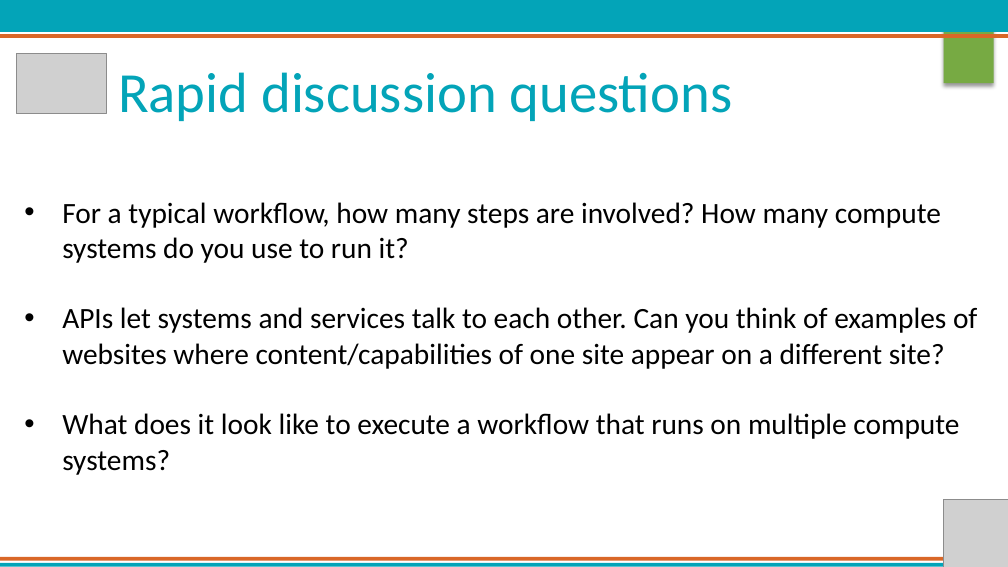
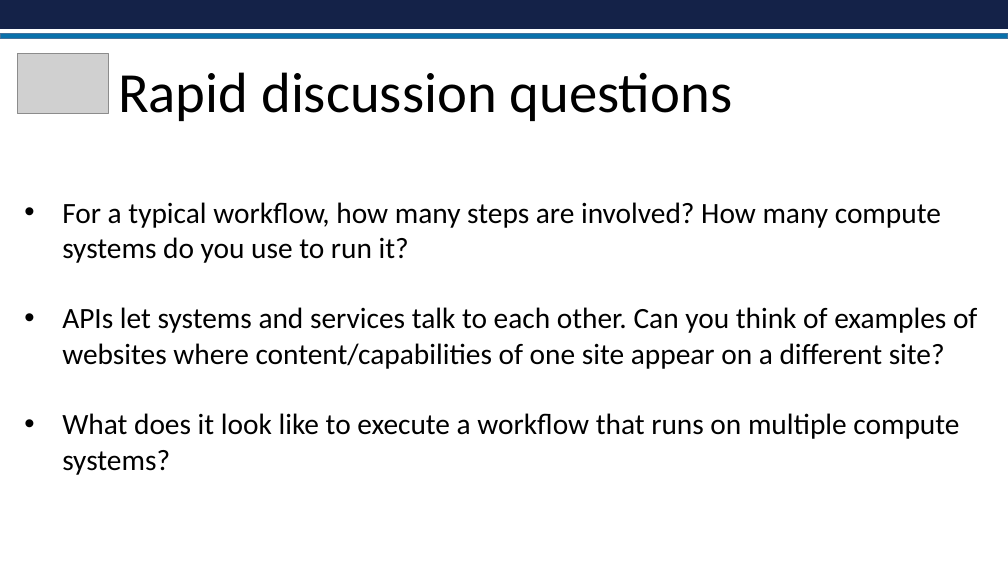
Before and after one commit to johnfonner/AKES2016, a slide deck: slide 2 of Science_APIs.pptx. Drawn at 1008x567 pixels with LibreOffice and Linux fonts; fonts in the diff are those of the drawing; grey boxes stand for pictures; background and template pictures are left out. Boxes give left, top, right and bottom in pixels: in the first picture for what was removed or moved away, otherwise in the second. Text is boxed around its words. In the diff, an @@ line names an element or a change of style, - is before the commit and + after.

```diff
--- a/Science_APIs.pptx
+++ b/Science_APIs.pptx
@@ rectangle removed at (0, 0, 1008, 32) @@
@@ rectangle added at (0, 0, 1008, 29), fill #142248 @@
@@ rectangle removed at (944, 16, 994, 83) @@
@@ rectangle removed at (0, 34, 1008, 38) @@
@@ rectangle added at (0, 34, 1008, 39), fill #0971AB, outline #43739E 1 pt @@
@@ text "Rapid discussion questions" at (118, 72, 733, 121): text colour #03A4B8 to #000000 @@
@@ picture removed at (944, 499, 1008, 567) @@
@@ rectangle removed at (0, 563, 1008, 567) @@
@@ rectangle removed at (0, 557, 1008, 560) @@
```
Also in this commit, not shown: 7 other slides changed, 3 slides added, 3 slides removed, 5 other files.
